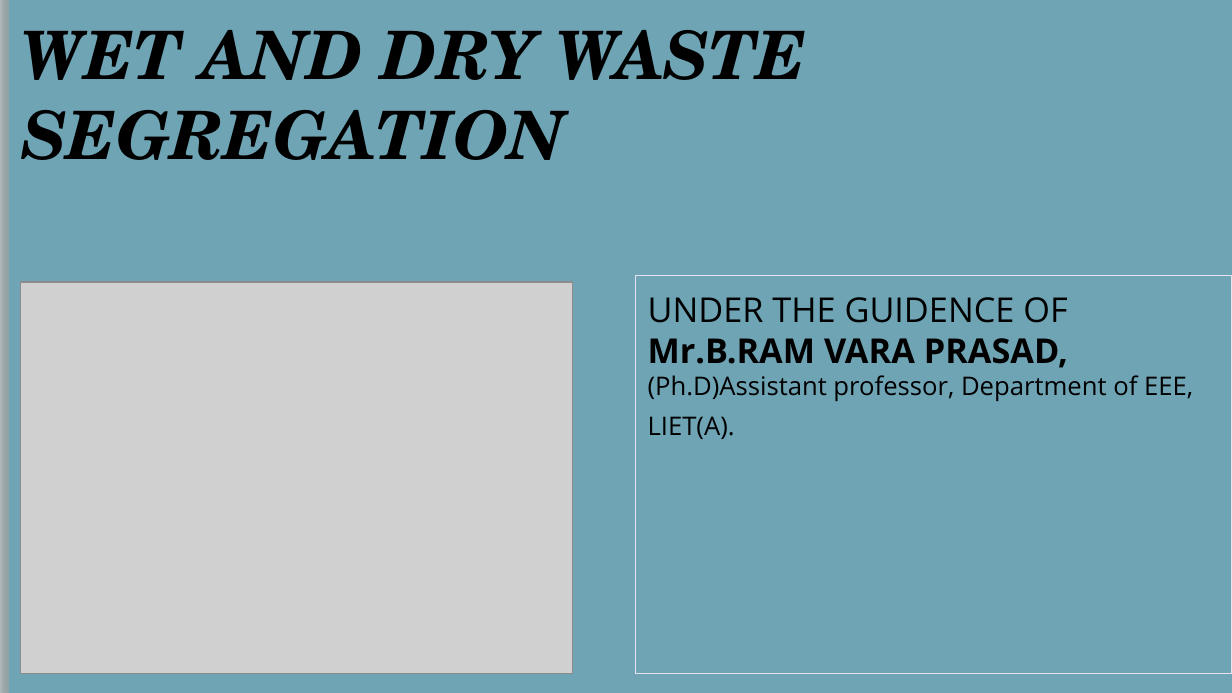
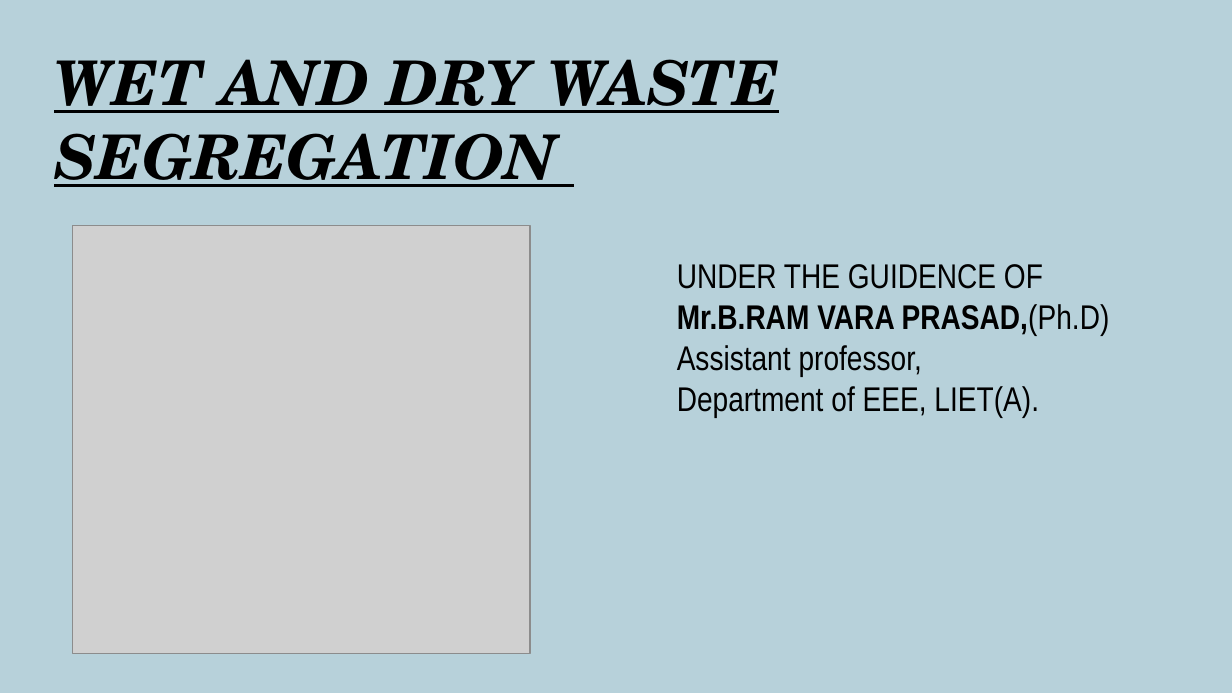
Before and after one commit to hemanthkumar29/design-think-website, a slide deck: slide 2 of public/team_presentations/team_13_presentation.pptx. Drawn at 1232x693 pixels with LibreOffice and Linux fonts; fonts in the diff are those of the drawing; grey boxes stand for pictures. Boxes give left, top, right and bottom in pixels: in the first picture for what was removed or moved away, otherwise in the second. Text is boxed around its words. In the diff, an @@ line names an element or a change of style, - is before the commit and + after.

```diff
--- a/public/team_presentations/team_13_presentation.pptx
+++ b/public/team_presentations/team_13_presentation.pptx
@@ background #EFEFEF to #B7D1DA @@
@@ title "WET AND DRY WASTE SEGREGATION": place and size @@
-title "WET AND DRY WASTE SEGREGATION" at <box>9,0,1232,692</box>
+title "WET AND DRY WASTE SEGREGATION" at <box>54,59,779,187</box>
@@ title "WET AND DRY WASTE SEGREGATION" at <box>54,59,779,187</box>: size 39 to 36 pt, underline on; fill #6FA4B5 to none @@
@@ picture: place and size @@
-picture at <box>21,282,573,674</box>
+picture at <box>73,225,530,654</box>
@@ text "UNDER THE GUIDENCE OF": place and size @@
-text "UNDER THE GUIDENCE OF" at <box>636,276,1232,674</box>
+text "UNDER THE GUIDENCE OF" at <box>677,264,1110,418</box>
@@ text "UNDER THE GUIDENCE OF" at <box>677,264,1110,418</box>: outline #E7E2EE 0.75 pt to none @@
@@ text at <box>677,264,1043,289</box>: font Open Sans to Arial Narrow in "UNDER THE GUIDENCE OF" @@
@@ text at <box>677,304,1110,418</box>: text changed; size 15 to 20 pt; font Open Sans to Arial Narrow @@
-Mr.B.RAM VARA PRASAD,
-(Ph.D)Assistant professor, Department of EEE, LIET(A).
+Mr.B.RAM VARA PRASAD,(Ph.D)
+Assistant professor,
+Department of EEE, LIET(A).
```
Also in this commit, not shown: 9 other slides changed, 6 slides added, 1 slide removed.
